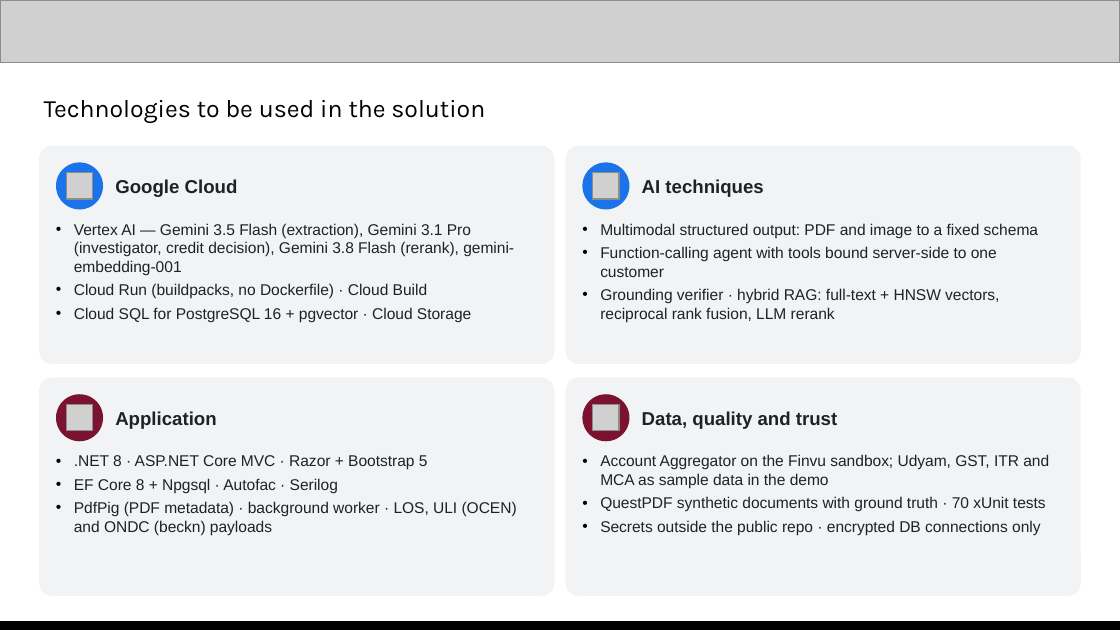
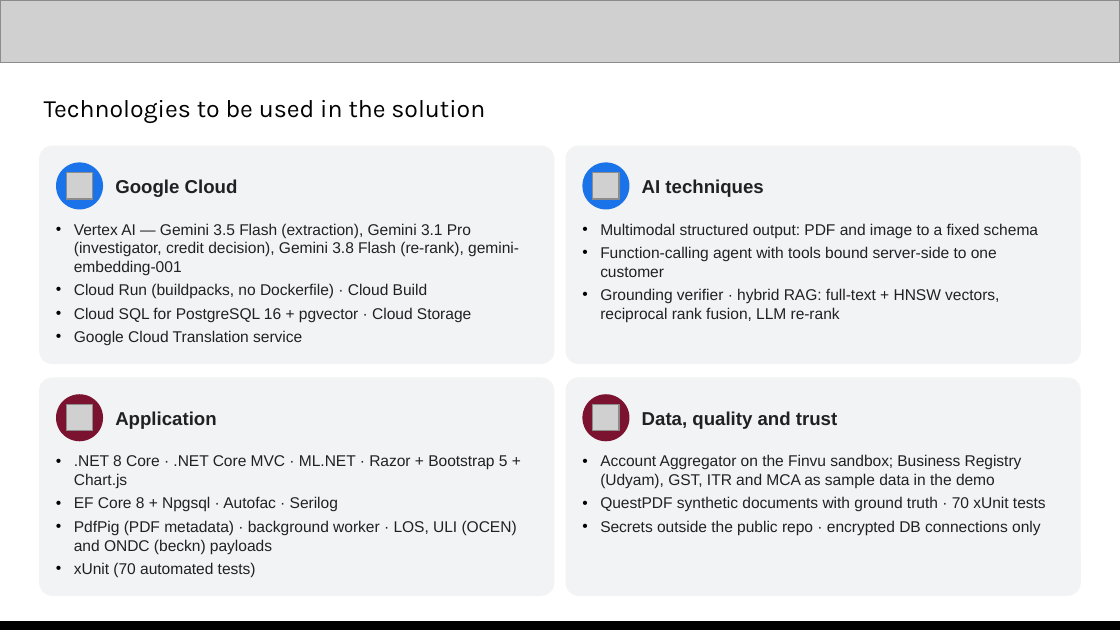
Before and after one commit to abhinavmukwane/FinRiskLensAI-RAG-V2, a slide deck: slide 8 of Doc/FinRiskLens_AI_Builder_Cup_2026.pptx. Drawn at 1120x630 pixels with LibreOffice and Linux fonts; fonts in the diff are those of the drawing; grey boxes stand for pictures. Boxes give left, top, right and bottom in pixels: in the first picture for what was removed or moved away, otherwise in the second. Text is boxed around its words. In the diff, an @@ line names an element or a change of style, - is before the commit and + after.

```diff
--- a/Doc/FinRiskLens_AI_Builder_Cup_2026.pptx
+++ b/Doc/FinRiskLens_AI_Builder_Cup_2026.pptx
@@ text at box(74, 223, 519, 275): text changed @@
-• Vertex AI — Gemini 3.5 Flash (extraction), Gemini 3.1 Pro (investigator, credit decision), Gemini 3.8 Flash (rerank), gemini-embedding-001
+• Vertex AI — Gemini 3.5 Flash (extraction), Gemini 3.1 Pro (investigator, credit decision), Gemini 3.8 Flash (re-rank), gemini-embedding-001
@@ text at box(600, 288, 999, 322): text changed @@
-• Grounding verifier · hybrid RAG: full-text + HNSW vectors, reciprocal rank fusion, LLM rerank
+• Grounding verifier · hybrid RAG: full-text + HNSW vectors, reciprocal rank fusion, LLM re-rank
@@ text at box(74, 330, 302, 345): paragraph added @@
+• Google Cloud Translation service
@@ text at box(74, 455, 508, 489): text changed @@
-• .NET 8 · ASP.NET Core MVC · Razor + Bootstrap 5
+• .NET 8 Core · .NET Core MVC · ML.NET · Razor + Bootstrap 5 + Chart.js
@@ text at box(600, 454, 1022, 489): text changed @@
-• Account Aggregator on the Finvu sandbox; Udyam, GST, ITR and MCA as sample data in the demo
+• Account Aggregator on the Finvu sandbox; Business Registry (Udyam), GST, ITR and MCA as sample data in the demo
@@ text at box(74, 562, 256, 577): paragraph added @@
+• xUnit (70 automated tests)
```
Also in this commit, not shown: 15 other slides changed, 3 slides added, 2 other files.
